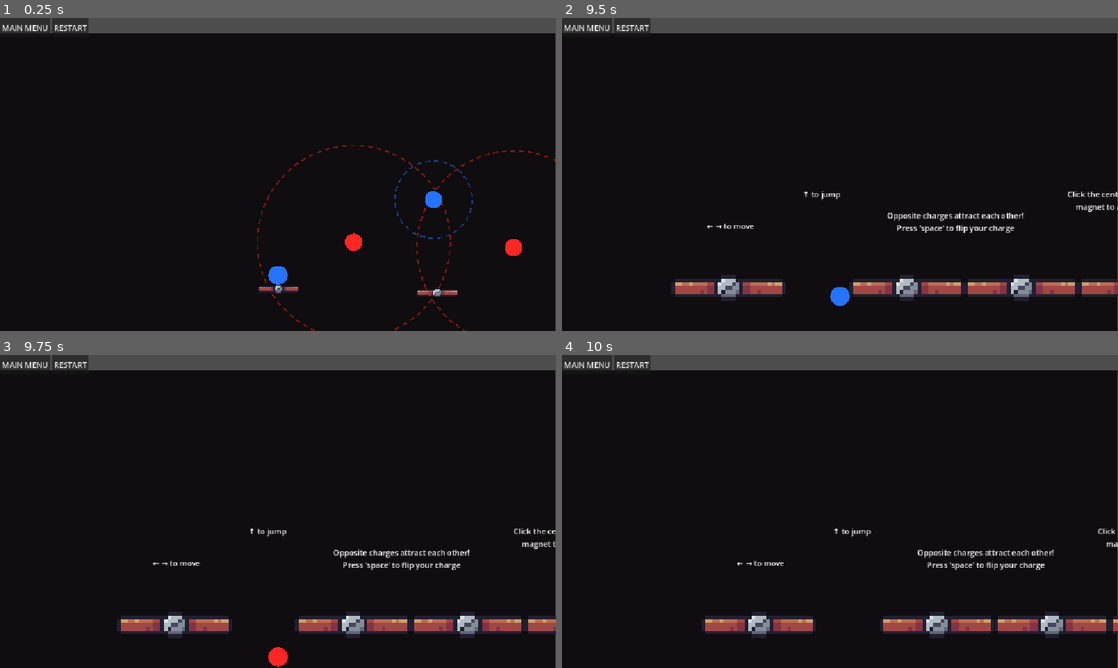
Above: before the commit, frames 1-4 (two rows, left to right).
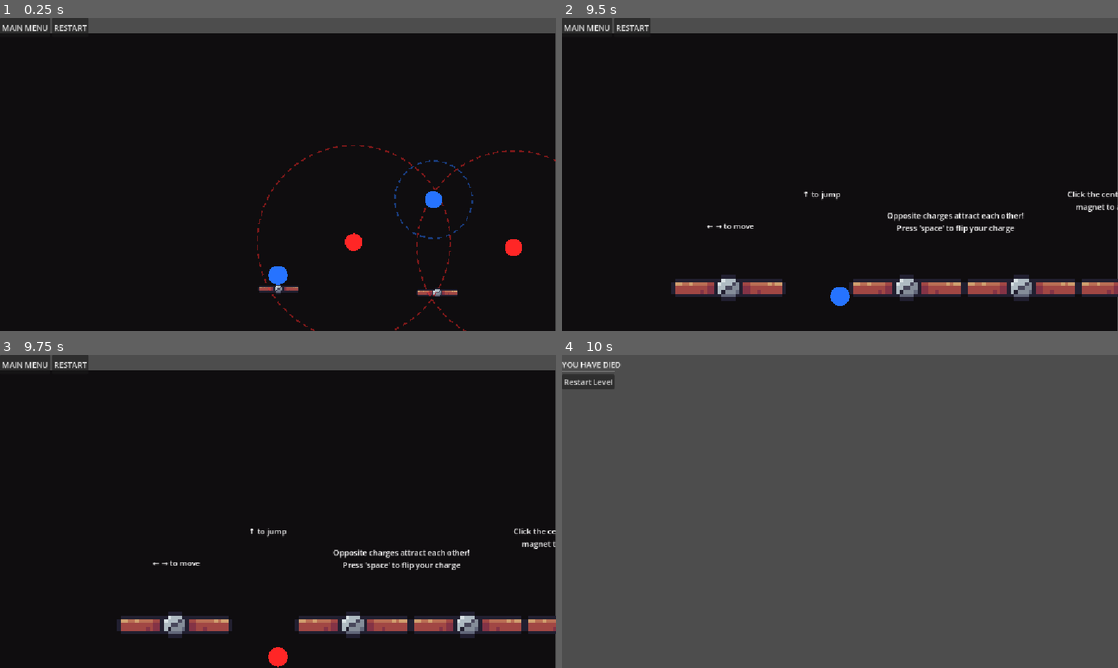
Above: after the commit, the same moments.

Repository: e-neuf/summer-summit-game-jam
Game: Godot game, scene res://levels/Level0.tscn
Two runs of this game, one before a commit and one after it. Both use one fixed random seed, a clock stepped at 60 frames per second and the inputs below. The engine's default icon, where the game draws it, is replaced by a stand-in: a white triangle on a blue panel in a dark square. Sound files missing from this copy of the repository are replaced by a short silence.
Inputs (mouse positions are in pixels of both pictures, inside the frame that each line leads up to):
- Up to frame 1 (0.25 s): no input
- Up to frame 2 (9.5 s): click "RESTART" at 0.5 s; click "RESTART" at 1.25 s; click "RESTART" at 2 s; click "MAIN MENU" at 2.75 s; click "PLAY" at 3.5 s; click "RESTART" at 4.25 s; click "RESTART" at 5 s; click "RESTART" at 5.75 s; click "MAIN MENU" at 6.5 s; click "PLAY" at 7.25 s; tap Space (flip_polarity) at 8, 8.1, 8.75 s; move the mouse to (962, 158) at 8.02 s; hold Right (move_right) from 8.03 s (still down); click (962, 158) at 8.17 s; tap W (jump) at 8.27, 9.02 s; move the mouse to (728, 190) at 8.77 s; click (728, 190) at 8.85 s
- Up to frame 3 (9.75 s): tap Space (flip_polarity) at 9.5, 9.6 s; move the mouse to (333, 442) at 9.52 s; release Right (move_right) at 9.53 s; hold Left (move_left) from 9.53 s (still down)
- Up to frame 4 (10 s): keep holding Left (move_left)

Frames 1-3 are identical in both runs. In frame 4, 95% of the frame differs, in the area x 0-100%, y 0-100%.

Commit message:
add dead zone to level 1

Diff:
--- a/levels/Level1.tscn
+++ b/levels/Level1.tscn
@@ -4,6 +4,7 @@
 [ext_resource type="PackedScene" uid="uid://c2fjiov5pxmvm" path="res://objects/magnetic_pole.tscn" id="2_2j4y6"]
 [ext_resource type="PackedScene" uid="uid://dxu4i3wxckpf5" path="res://objects/floor.tscn" id="3_cr8f5"]
 [ext_resource type="PackedScene" uid="uid://cghyvyu2v4e41" path="res://objects/main_character.tscn" id="3_ohbkr"]
+[ext_resource type="PackedScene" uid="uid://i81sch75bfiy" path="res://objects/dead_zone.tscn" id="5_vi6ws"]
 
 [node name="Node2D" unique_id=1612004166 instance=ExtResource("1_b84ys")]
 
@@ -112,3 +113,7 @@
 
 [node name="Main Character" parent="." index="25" unique_id=273780980 instance=ExtResource("3_ohbkr")]
 position = Vector2(159, 524)
+
+[node name="DEAD ZONE" parent="." index="26" unique_id=933869699 instance=ExtResource("5_vi6ws")]
+position = Vector2(1760, 665)
+scale = Vector2(10, 1)
